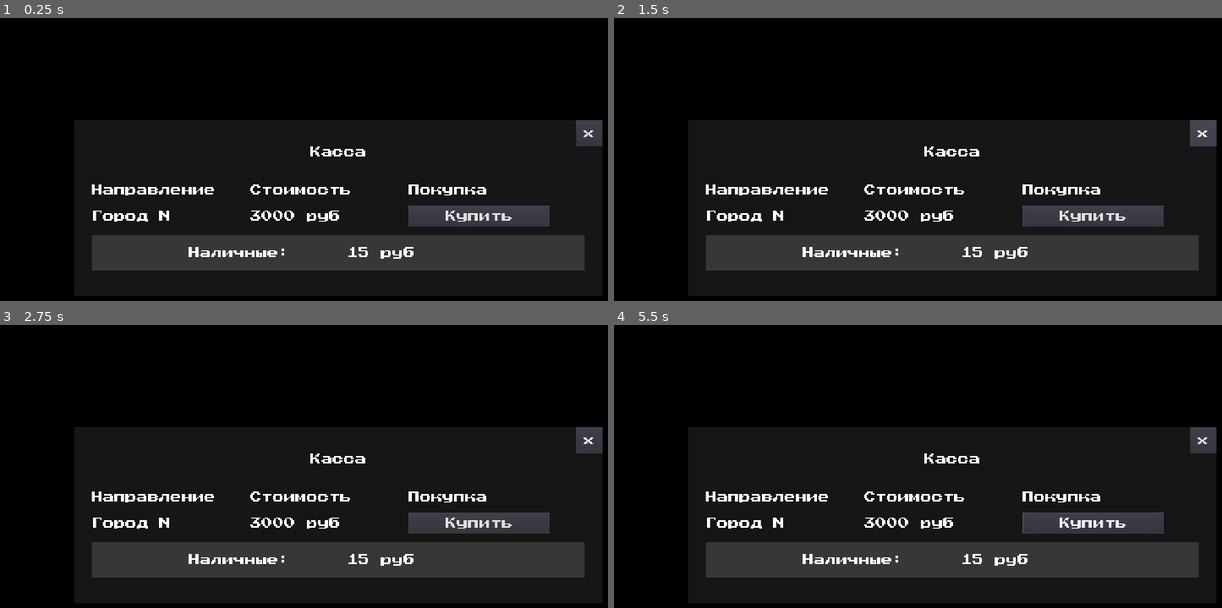
Above: before the commit, frames 1-4 (two rows, left to right).
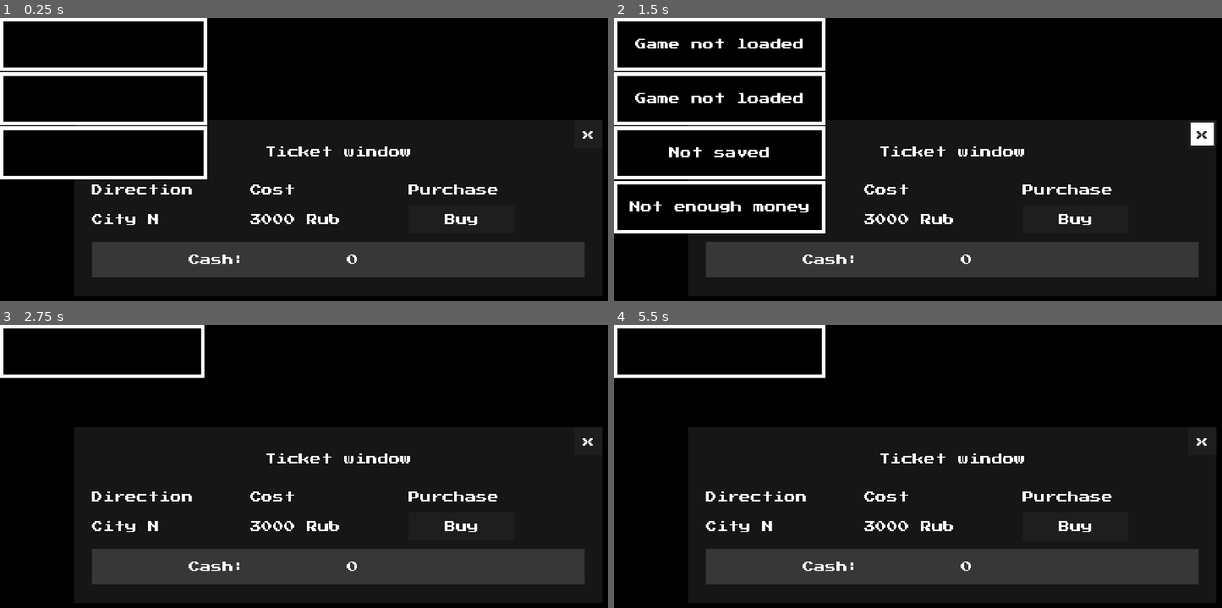
Above: after the commit, the same moments.

Repository: ordinary-dev/student-quest
Game: Godot game, scene res://Scenes/templates/Tickets.tscn
Two runs of this game, one before a commit and one after it. Both use one fixed random seed, a clock stepped at 60 frames per second and the inputs below. This scene is started directly instead of the project's main scene.
Inputs (mouse positions are in pixels of both pictures, inside the frame that each line leads up to):
- Up to frame 1 (0.25 s): no input
- Up to frame 2 (1.5 s): click "Купить" (after the commit: "Buy") at 0.5 s; click "x" at 1.25 s
- Up to frame 3 (2.75 s): move the mouse to (486, 494) at 2.02 s; hold Right (ui_right) from 2.03 s (still down); tap E (dialog_next) at 2.1 s; click (486, 494) at 2.17 s
- Up to frame 4 (5.5 s): release Right (ui_right) at 2.75 s; drag from (814, 534) to (918, 591) at 2.77 s; move the mouse to (1021, 432) at 3.52 s; hold Right (ui_right) 3.53-4.25 s; tap E (dialog_next) at 3.6, 5.1 s; click (1021, 432) at 3.67 s; drag from (918, 591) to (747, 458) at 4.27 s; move the mouse to (1155, 571) at 5.02 s; hold Left (ui_left) from 5.03 s (still down); click (1155, 571) at 5.17 s

The runs differ from the first frame. In frame 1, 12% of the frame differs, in the area x 0-100%, y 0-92%; in frame 2, 14%; in frame 3, 9.2%; in frame 4, 9.2%.

Commit message:
Improve ticket window

Diff:
--- a/Scenes/templates/Tickets.tscn
+++ b/Scenes/templates/Tickets.tscn
@@ -1,13 +1,30 @@
-[gd_scene load_steps=2 format=2]
+[gd_scene load_steps=3 format=2]
+
+[ext_resource path="res://Scenes/templates/Button.tscn" type="PackedScene" id=1]
 
 [sub_resource type="GDScript" id=1]
 script/source = "extends CenterContainer
+
+export (NodePath) var curAmount
+
+
+func _ready():
+	var money := PROP.get(\"money\")
+	if money == \"-1\":
+		PROP.save(\"money\", \"0\")
+		money = \"0\"
+	get_node(curAmount).text = money
+
 
 
 func close():
 	if has_node(\"/root/Node2D/Body\"):
 		get_node(\"/root/Node2D/Body\").unlock()
 	UI.remove_child(self)
+
+
+func _on_Button_pressed():
+	NOTIFY.show(\"Not enough money\")
 "
 
 [node name="CenterContainer" type="CenterContainer"]
@@ -18,6 +35,7 @@
 __meta__ = {
 "_edit_use_anchors_": false
 }
+curAmount = NodePath("Control/MarginContainer/VBoxContainer/MarginContainer/ColorRect/HBoxContainer3/Label2")
 
 [node name="Control" type="Control" parent="."]
 margin_left = 210.0
@@ -25,6 +43,7 @@
 margin_right = 1710.0
 margin_bottom = 790.0
 rect_min_size = Vector2( 1500, 500 )
+mouse_filter = 2
 __meta__ = {
 "_edit_use_anchors_": false
 }
@@ -62,7 +81,7 @@
 margin_right = 1400.0
 margin_bottom = 80.0
 rect_min_size = Vector2( 0, 80 )
-text = "Касса"
+text = "TICKETWINDOW"
 align = 1
 
 [node name="HBoxContainer" type="HBoxContainer" parent="Control/MarginContainer/VBoxContainer"]
@@ -77,7 +96,7 @@
 margin_right = 400.0
 margin_bottom = 56.0
 rect_min_size = Vector2( 400, 0 )
-text = "Направление"
+text = "DIRECTION"
 
 [node name="Label2" type="Label" parent="Control/MarginContainer/VBoxContainer/HBoxContainer"]
 margin_left = 450.0
@@ -85,7 +104,7 @@
 margin_right = 850.0
 margin_bottom = 56.0
 rect_min_size = Vector2( 400, 0 )
-text = "Стоимость"
+text = "COST"
 
 [node name="Label3" type="Label" parent="Control/MarginContainer/VBoxContainer/HBoxContainer"]
 margin_left = 900.0
@@ -93,40 +112,41 @@
 margin_right = 1300.0
 margin_bottom = 56.0
 rect_min_size = Vector2( 400, 0 )
-text = "Покупка"
+text = "PURCHASE"
 
 [node name="HBoxContainer2" type="HBoxContainer" parent="Control/MarginContainer/VBoxContainer"]
 margin_top = 168.0
 margin_right = 1400.0
-margin_bottom = 228.0
+margin_bottom = 248.0
 custom_constants/separation = 50
 
 [node name="Label" type="Label" parent="Control/MarginContainer/VBoxContainer/HBoxContainer2"]
+margin_top = 10.0
 margin_right = 400.0
-margin_bottom = 60.0
+margin_bottom = 70.0
 rect_min_size = Vector2( 400, 60 )
-text = "Город N"
+text = "CITYN"
 valign = 1
 
 [node name="Label2" type="Label" parent="Control/MarginContainer/VBoxContainer/HBoxContainer2"]
 margin_left = 450.0
+margin_top = 10.0
 margin_right = 850.0
-margin_bottom = 60.0
+margin_bottom = 70.0
 rect_min_size = Vector2( 400, 60 )
-text = "3000 руб"
+text = "3000RUB"
 valign = 1
 
-[node name="Button" type="Button" parent="Control/MarginContainer/VBoxContainer/HBoxContainer2"]
+[node name="Button" parent="Control/MarginContainer/VBoxContainer/HBoxContainer2" instance=ExtResource( 1 )]
 margin_left = 900.0
-margin_right = 1300.0
-margin_bottom = 60.0
-rect_min_size = Vector2( 400, 60 )
-text = "Купить"
+margin_right = 1200.0
+rect_min_size = Vector2( 300, 80 )
+btn_text = "BUY"
 
 [node name="MarginContainer" type="MarginContainer" parent="Control/MarginContainer/VBoxContainer"]
-margin_top = 232.0
+margin_top = 252.0
 margin_right = 1400.0
-margin_bottom = 352.0
+margin_bottom = 372.0
 custom_constants/margin_top = 20
 
 [node name="ColorRect" type="ColorRect" parent="Control/MarginContainer/VBoxContainer/MarginContainer"]
@@ -151,7 +171,7 @@
 margin_right = 675.0
 margin_bottom = 80.0
 rect_min_size = Vector2( 400, 60 )
-text = "Наличные:"
+text = "CASH"
 valign = 1
 
 [node name="Label2" type="Label" parent="Control/MarginContainer/VBoxContainer/MarginContainer/ColorRect/HBoxContainer3"]
@@ -160,17 +180,14 @@
 margin_right = 1125.0
 margin_bottom = 80.0
 rect_min_size = Vector2( 400, 60 )
-text = "15 руб"
+text = "0"
 valign = 1
 
-[node name="Button" type="Button" parent="Control"]
+[node name="Close" parent="Control" instance=ExtResource( 1 )]
 anchor_left = 1.0
 anchor_right = 1.0
-margin_left = -75.0
-margin_bottom = 75.0
-rect_min_size = Vector2( 75, 75 )
-text = "x"
-__meta__ = {
-"_edit_use_anchors_": false
-}
-[connection signal="pressed" from="Control/Button" to="." method="close"]
+margin_left = -80.0
+margin_right = 0.0
+btn_text = "x"
+[connection signal="pressed" from="Control/MarginContainer/VBoxContainer/HBoxContainer2/Button" to="." method="_on_Button_pressed"]
+[connection signal="pressed" from="Control/Close" to="." method="close"]
--- a/Translations/menu.csv
+++ b/Translations/menu.csv
@@ -28,3 +28,11 @@
 LOADING,Loading,Загрузка
 DELETE,Delete,Удалить
 TESTERS,Testers:,Тестеры:
+TICKETWINDOW,Ticket window,Окно кассы
+DIRECTION,Direction,Направление
+COST,Cost,Стоимость
+CITYN,City N,Город N
+3000RUB,3000 Rub,3000 Руб
+CASH,Cash:,Наличные:
+PURCHASE,Purchase,Покупка
+BUY,Buy,Купить
Binary file changed: Translations/menu.en.translation
Binary file changed: Translations/menu.ru.translation
